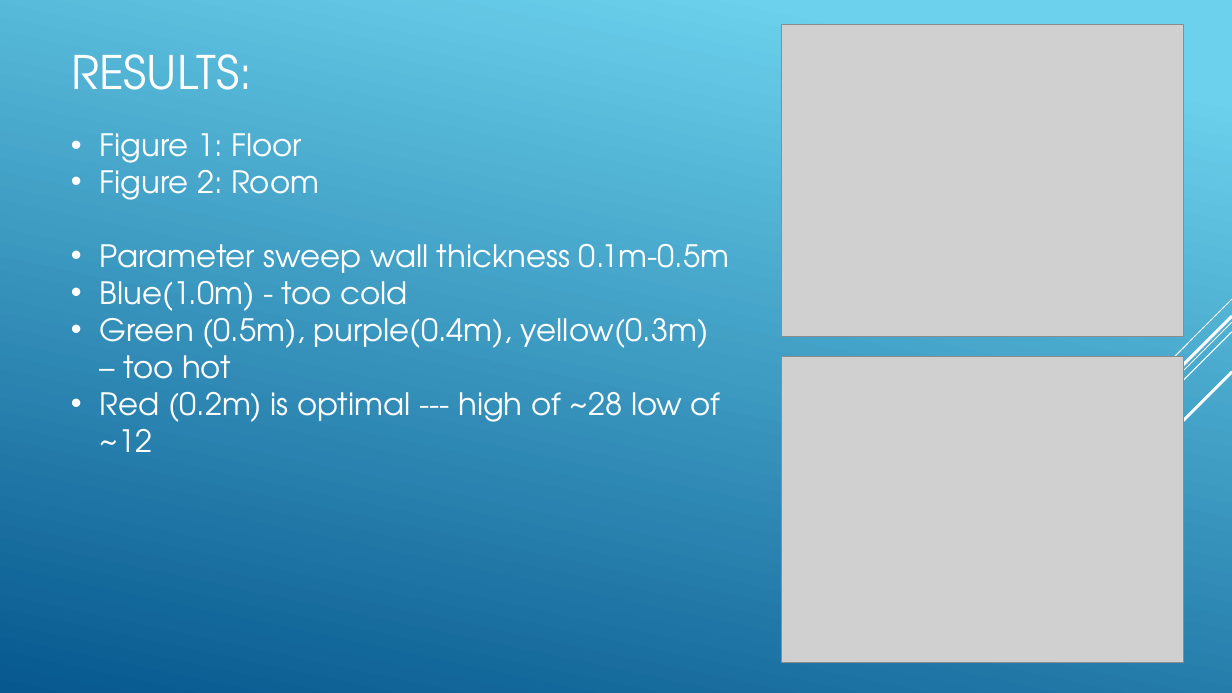
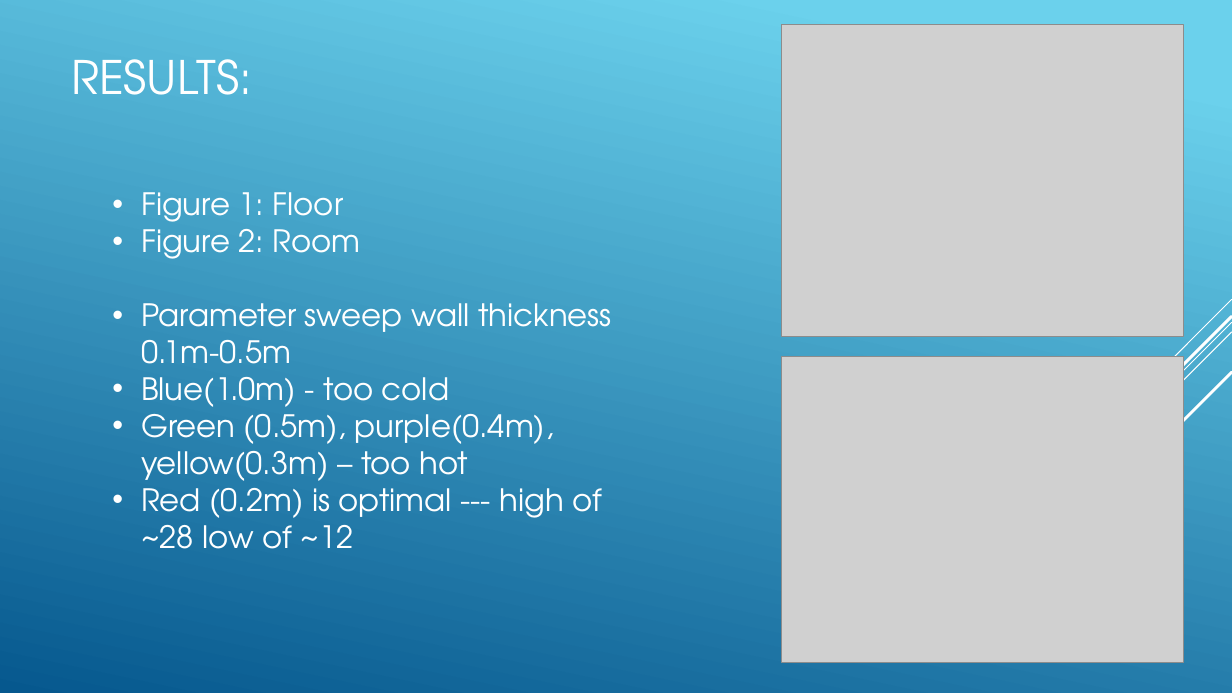
Before and after one commit to drewnotdrew/modsim-thermal-systems, a slide deck: slide 4 of Presentation.pptx. Drawn at 1232x693 pixels with LibreOffice and Linux fonts; fonts in the diff are those of the drawing; grey boxes stand for pictures. Boxes give left, top, right and bottom in pixels: in the first picture for what was removed or moved away, otherwise in the second. Text is boxed around its words. In the diff, an @@ line names an element or a change of style, - is before the commit and + after.

```diff
--- a/Presentation.pptx
+++ b/Presentation.pptx
@@ title "RESULTS:": place and size @@
-title "RESULTS:" at (71,54,252,90)
+title "RESULTS:" at (71,59,252,95)
@@ text "Figure 1: Floor" rewrapped from (100,133,729,452) to (141,192,611,549) @@
```
Also in this commit, not shown: 4 other slides changed, 2 other files.
